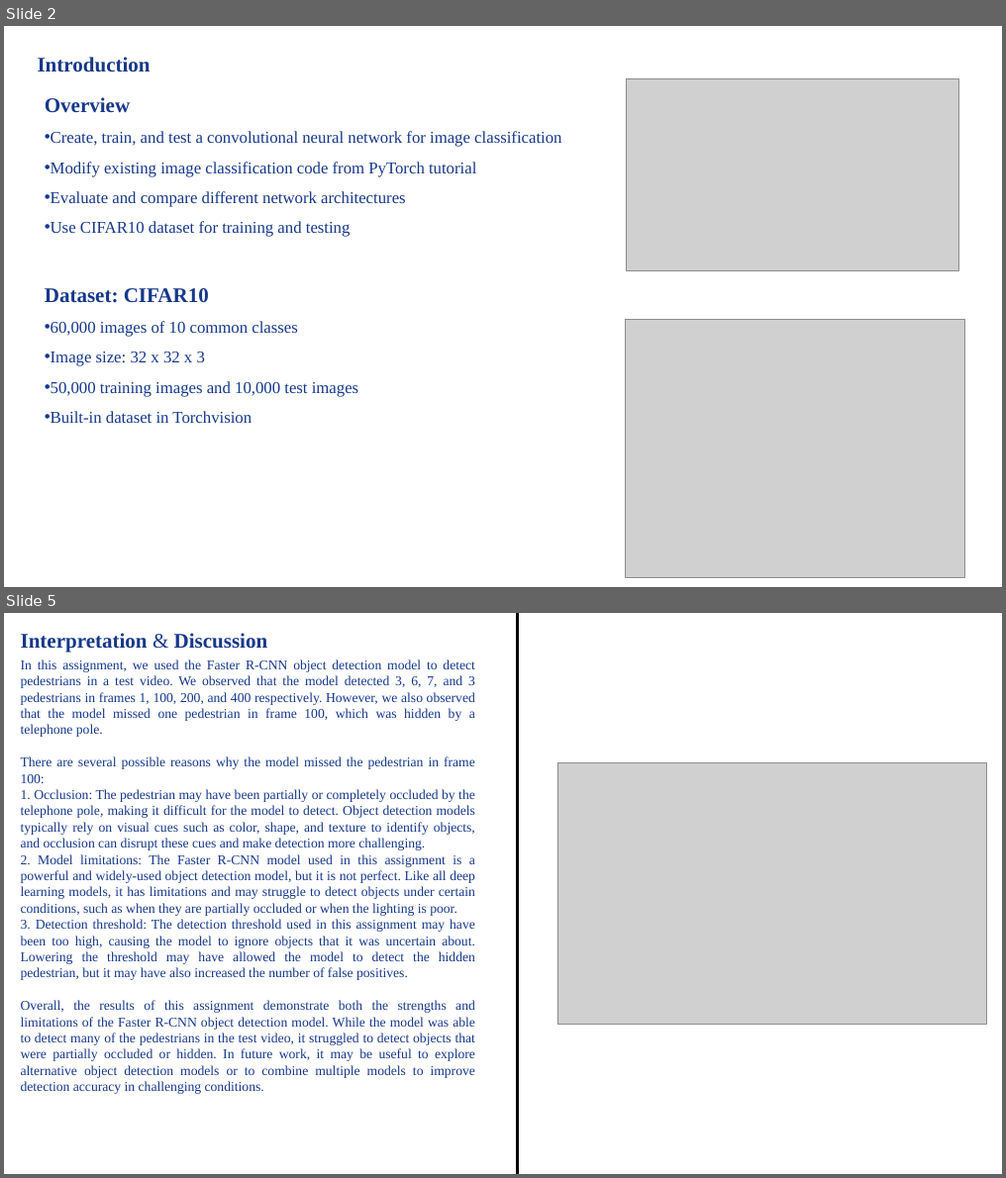
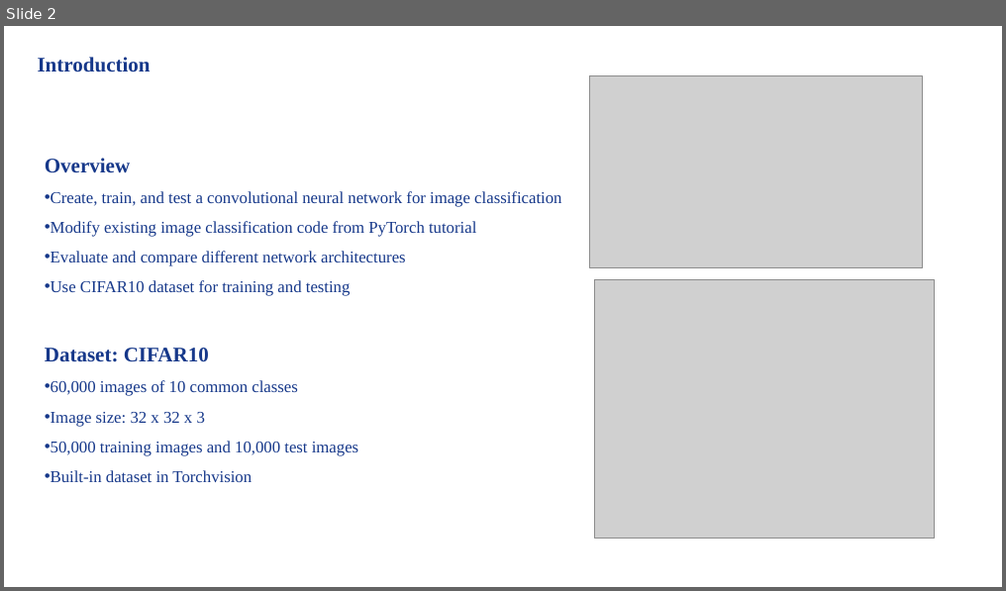
Before and after one commit to DosMiao/2302-Computer-Vision-CS-ECE-8690, a slide deck: CV2023_HW3B/CVSpring2023_Miao_Xuanbo_Assignment#3B.pptx. Shown one above the other, each under a label of ours: slides 2 and 5 before the commit, slide 2 after it; the slides between them are not shown. The pictures are 1006x1178 and 1006x591 pixels, drawn with LibreOffice and Linux fonts; fonts in the diff are those of the drawing; grey boxes stand for pictures. Boxes give left, top, right and bottom in pixels: in the first picture for what was removed or moved away, otherwise in the second. Text is boxed around its words. In the diff, an @@ line names an element or a change of style, - is before the commit and + after.

```diff
--- a/CV2023_HW3B/CVSpring2023_Miao_Xuanbo_Assignment#3B.pptx
+++ b/CV2023_HW3B/CVSpring2023_Miao_Xuanbo_Assignment#3B.pptx
@@ slide 5 removed at <box>4,613,1002,1174</box>, background #FFFFFF @@
@@ text removed at <box>21,633,268,653</box> @@
-Interpretation & Discussion
@@ line removed from (517, 613) to (517, 1174) @@
@@ text removed at <box>21,660,475,1094</box> @@
-In this assignment, we used the Faster R-CNN object detection model to detect pedestrians in a test video. We observed that the model detected 3, 6, 7, and 3 pedestrians in frames 1, 100, 200, and 400 respectively. However, we also observed that the model missed one pedestrian in frame 100, which was hidden by a telephone pole.
-There are several possible reasons why the model missed the pedestrian in frame 100:
-1. Occlusion: The pedestrian may have been partially or completely occluded by the telephone pole, making it difficult for the model to detect. Object detection models typically rely on visual cues such as color, shape, and texture to identify objects, and occlusion can disrupt these cues and make detection more challenging.
-2. Model limitations: The Faster R-CNN model used in this assignment is a powerful and widely-used object detection model, but it is not perfect. Like all deep learning models, it has limitations and may struggle to detect objects under certain conditions, such as when they are partially occluded or when the lighting is poor.
-3. Detection threshold: The detection threshold used in this assignment may have been too high, causing the model to ignore objects that it was uncertain about. Lowering the threshold may have allowed the model to detect the hidden pedestrian, but it may have also increased the number of false positives.
-Overall, the results of this assignment demonstrate both the strengths and limitations of the Faster R-CNN object detection model. While the model was able to detect many of the pedestrians in the test video, it struggled to detect objects that were partially occluded or hidden. In future work, it may be useful to explore alternative object detection models or to combine multiple models to improve detection accuracy in challenging conditions.
@@ picture removed at <box>557,762,986,1025</box> @@
@@ slide 2 changed as well @@
@@ picture: place and size @@
-picture at <box>626,79,959,272</box>
+picture at <box>589,76,923,269</box>
@@ text "Overview": place and size @@
-text "Overview" at <box>45,97,561,423</box>
+text "Overview" at <box>45,158,561,482</box>
@@ picture: place and size @@
-picture at <box>626,319,965,577</box>
+picture at <box>595,280,935,539</box>
```
Also in this commit, not shown: 7 slides added, 3 other slides removed, 18 other files.
